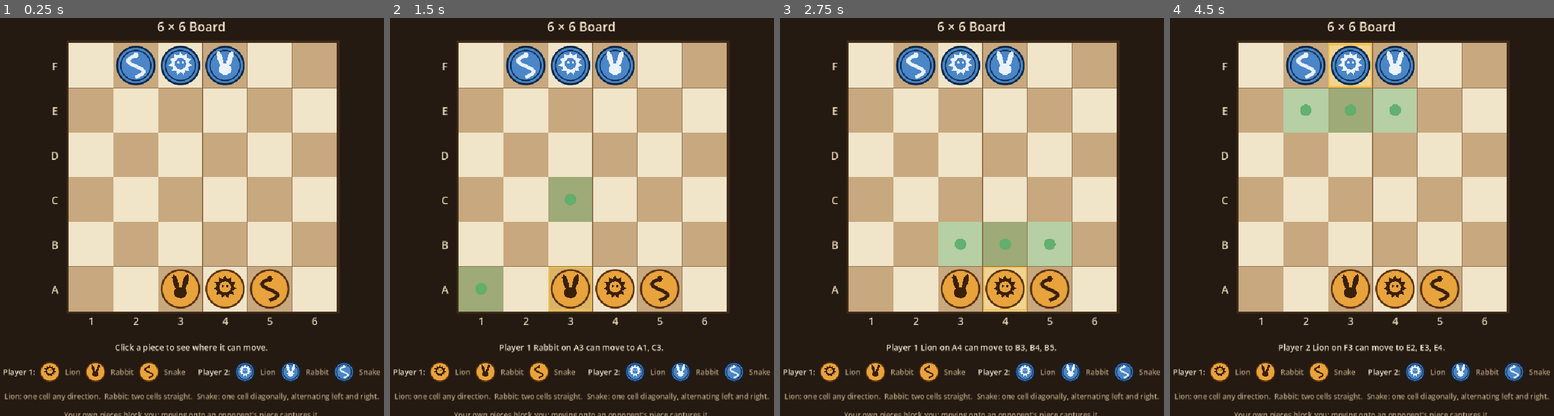
Above: before the commit, frames 1-4 (left to right).
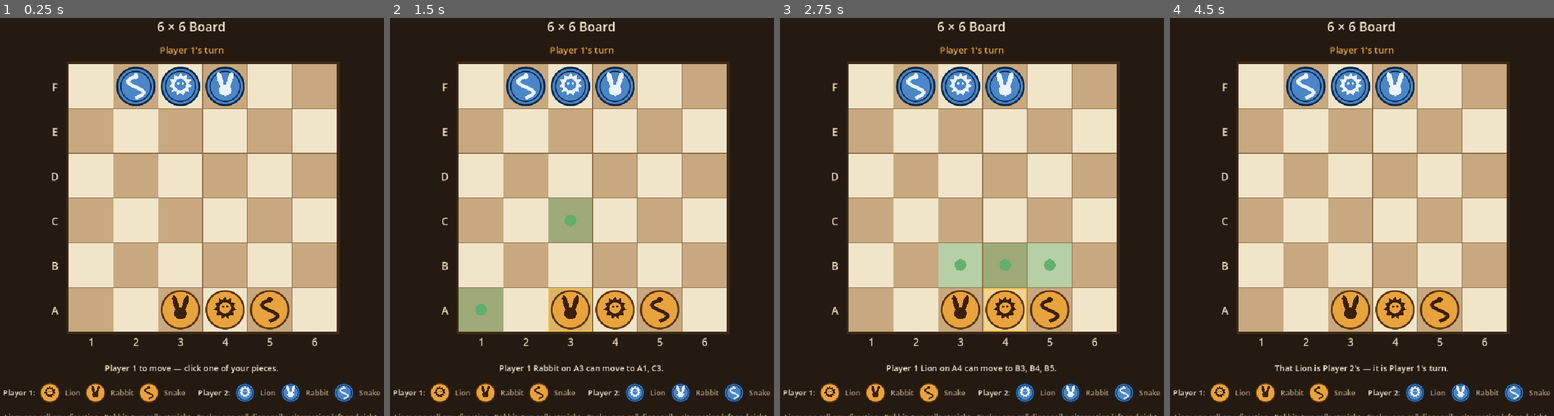
Above: after the commit, the same moments.

Repository: AdityaSrivastava27/godot-board-game
Game: Godot game, scene res://scenes/main.tscn
Same seed, same stepped clock (60 frames per second), same inputs: the game is played once before the commit and once after it.
Inputs (mouse positions are in pixels of both pictures, inside the frame that each line leads up to):
- Up to frame 1 (0.25 s): no input
- Up to frame 2 (1.5 s): tap A at 0.5, 1.25 s; move the mouse to (582, 189) at 0.52 s; click (582, 189) at 0.67 s; move the mouse to (570, 288) at 1.27 s; click (570, 288) at 1.42 s
- Up to frame 3 (2.75 s): tap Enter at 2 s; move the mouse to (1006, 288) at 2.02 s; click (1006, 288) at 2.17 s
- Up to frame 4 (4.5 s): tap Space at 2.75, 4.25 s; move the mouse to (1438, 288) at 2.77 s; click (1438, 288) at 2.92 s; tap Enter at 3.5 s; move the mouse to (1304, 65) at 3.52 s; click (1304, 65) at 3.67 s; move the mouse to (1350, 65) at 4.27 s; click (1350, 65) at 4.42 s

The runs differ from the first frame. In frame 1, 35% of the frame differs, in the area x 0-100%, y 5-100%; in frame 2, 35%; in frame 3, 35%; in frame 4, 37%.

Commit message:
Add alternating turns
Player 1 moves first and the two players then alternate, one piece per
turn. The ownership guard sits after the capture branch in
_on_piece_picked, since a capturing click lands on the opponent's piece
and would otherwise be turned away.

A label above the board names the player to move, tinted in that
player's disc colour; the status line is left alone by the handover so
the description of the move that caused it survives.

Co-Authored-By: Claude Opus 5 <noreply@anthropic.com>

Diff:
--- a/scripts/main.gd
+++ b/scripts/main.gd
@@ -1,18 +1,20 @@
 extends Control
 
-## Builds the board, places the six pieces on their starting cells and lets a
-## piece be picked up and moved according to its movement rule.
+## Builds the board, places the six pieces on their starting cells and runs the
+## game turn by turn.
 ##
-## Click a piece to select it; its legal destinations are marked on the board,
-## with the ones that would capture an opponent's piece outlined in red.
-## Click a destination to move there, or click anywhere else to deselect.
+## Rule 7 - Player 1 takes the first turn and the players then alternate. On a
+## turn the active player clicks one of their own pieces to select it; its legal
+## destinations are marked on the board, with the ones that would capture an
+## opponent's piece outlined in red. Clicking a destination completes the move
+## and hands the turn to the other player; clicking anywhere else puts the piece
+## back down and the turn carries on.
 ##
 ## A Snake carries the direction of its last step, so the cells offered to it
 ## change after every move it makes.
 ##
-## The specification defines movement, blocking and capture only, so there is
-## deliberately no turn order or win condition here: any piece may be moved at
-## any time.
+## The specification stops at turn order, so there is deliberately no win
+## condition here: the two players simply keep alternating.
 
 const BACKGROUND := Color("#241a12")
 const HEADING_COLOR := Color("#f3e7cd")
@@ -20,11 +22,14 @@
 const MOVE_DURATION := 0.16
 
 var _board: BoardView
+var _turn: Label
 var _status: Label
 var _selected: PieceView = null
 var _destinations: Array[Vector2i] = []
 ## Cell -> PieceView for every piece on the board.
 var _occupancy := {}
+## Rule 7 - the player whose turn it is; only their pieces may be picked up.
+var _active_player: int = BoardData.Player.PLAYER_1
 
 
 func _ready() -> void:
@@ -44,6 +49,11 @@
 	center.add_child(column)
 
 	column.add_child(_make_label("6 × 6 Board", 26, HEADING_COLOR))
+
+	# Rule 7 - whose turn it is is the one piece of state the grid itself cannot
+	# show, so it is named above the board and tinted in that player's colour.
+	_turn = _make_label("", 19, HEADING_COLOR)
+	column.add_child(_turn)
 
 	_board = BoardView.new()
 	_board.cell_size = 92.0
@@ -72,6 +82,8 @@
 		)
 	)
 
+	# Rule 7 - Player 1 takes the first turn.
+	_begin_turn(BoardData.Player.PLAYER_1)
 	_clear_selection()
 
 
@@ -103,9 +115,21 @@
 	# A capturing click never reaches _on_cell_clicked: the piece being taken
 	# covers its cell and consumes the event, so the capture has to be recognised
 	# here too. Anything standing on a destination is an opponent, because
-	# legal_destinations() has already dropped the mover's own pieces.
+	# legal_destinations() has already dropped the mover's own pieces - which is
+	# also why this runs ahead of the ownership check below, whose whole job is
+	# to turn clicks on the waiting player's pieces away.
 	if _selected != null and _destinations.has(piece.coordinate):
 		_move_selected_to(piece.coordinate)
+		return
+	# Rule 7 - only the active player may pick a piece up. Any other click on a
+	# piece is treated like a click on a cell that is not a destination.
+	if piece.player != _active_player:
+		_clear_selection()
+		_status.text = "That %s is %s's — it is %s's turn." % [
+			BoardData.kind_name(piece.kind),
+			BoardData.player_name(piece.player),
+			BoardData.player_name(_active_player),
+		]
 		return
 	_select(piece)
 
@@ -119,6 +143,8 @@
 		_clear_selection()
 
 
+## Pick `piece` up and mark where it may go. Rule 7 - the caller has already
+## established that the piece belongs to the active player.
 func _select(piece: PieceView) -> void:
 	_selected = piece
 	_destinations = MovementRules.legal_destinations(
@@ -185,6 +211,11 @@
 			BoardData.kind_name(captured.kind),
 		]
 
+	# Rule 7 - the move is complete, so the turn passes to the other player. The
+	# status line goes on describing the move that was just made; the label above
+	# the board is what announces the handover.
+	_begin_turn(_opponent_of(piece.player))
+
 
 ## Rule 5 - a captured piece leaves the board. It fades out over the same beat as
 ## the move, so the two read as one action.
@@ -195,11 +226,33 @@
 	fade.tween_callback(piece.queue_free)
 
 
+## Rule 7 - hand the turn to `player`, who becomes the only side that can pick a
+## piece up. The status line is deliberately left alone so that a message about
+## the move which caused the handover survives it.
+func _begin_turn(player: int) -> void:
+	_active_player = player
+	_turn.text = "%s's turn" % BoardData.player_name(_active_player)
+	var color := (
+		PieceView.PLAYER_1_BODY
+		if _active_player == BoardData.Player.PLAYER_1
+		else PieceView.PLAYER_2_BODY
+	)
+	_turn.add_theme_color_override("font_color", color)
+
+
+static func _opponent_of(player: int) -> int:
+	if player == BoardData.Player.PLAYER_1:
+		return BoardData.Player.PLAYER_2
+	return BoardData.Player.PLAYER_1
+
+
 func _clear_selection() -> void:
 	_selected = null
 	_destinations = []
 	_board.clear_selection()
-	_status.text = "Click a piece to see where it can move."
+	_status.text = (
+		"%s to move — click one of your pieces." % BoardData.player_name(_active_player)
+	)
 
 
 func _cell_list(cells: Array[Vector2i]) -> String:
